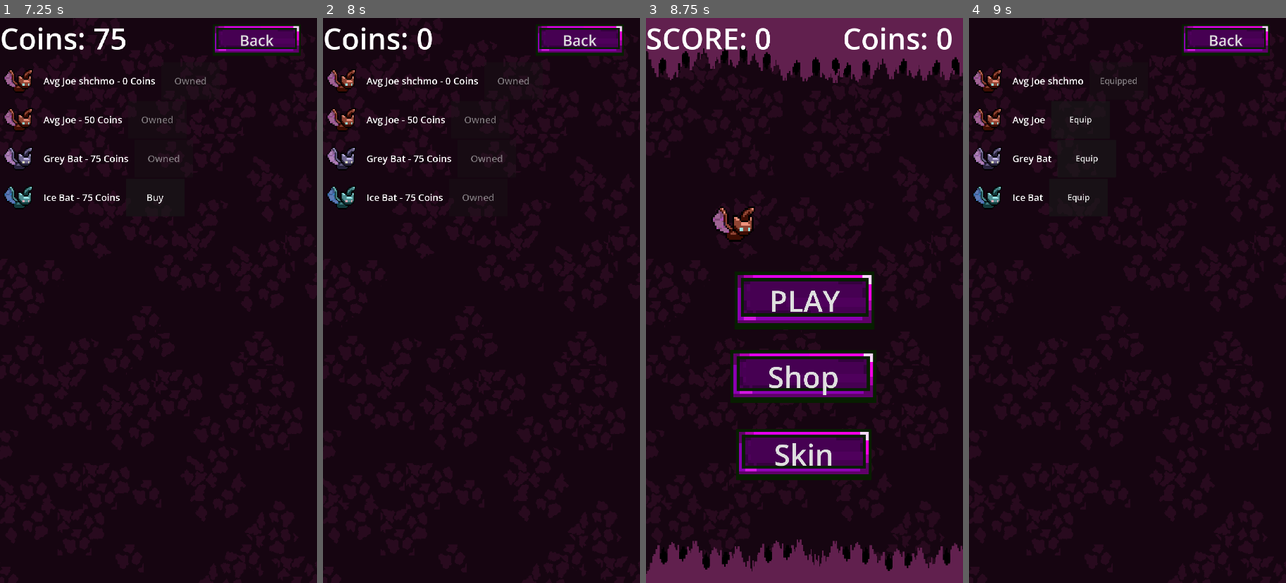
Above: before the commit, frames 1-4 (left to right).
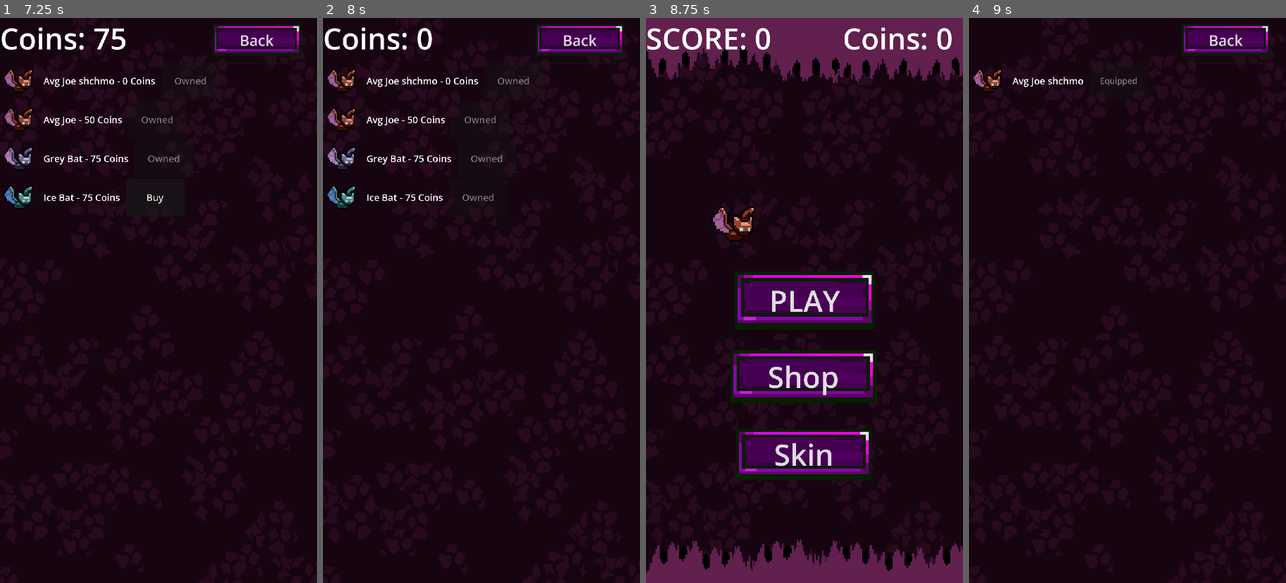
Above: after the commit, the same moments.

Repository: bsmit104/Batsy
Game: Godot game, scene res://scenes/main.tscn
Same seed, same stepped clock (60 frames per second), same inputs: the game is played once before the commit and once after it.
Inputs (mouse positions are in pixels of both pictures, inside the frame that each line leads up to):
- Up to frame 1 (7.25 s): click "PLAY" at 0.5 s; tap Enter at 1.25 s; move the mouse to (228, 272) at 1.27 s; tap R at 1.35, 2.1, 3.6, 4.35 s; click (228, 272) at 1.42 s; move the mouse to (95, 328) at 2.02 s; click (95, 328) at 2.17 s; click "PLAY" at 2.75 s; tap Space at 3.5 s; move the mouse to (190, 176) at 3.52 s; click (190, 176) at 3.67 s; move the mouse to (142, 413) at 4.27 s; click (142, 413) at 4.42 s; click "Shop" at 5 s; click "Buy" at 5.75 s; click "Buy" at 6.5 s
- Up to frame 2 (8 s): click "Buy" at 7.25 s
- Up to frame 3 (8.75 s): click "Back" at 8 s
- Up to frame 4 (9 s): click "Skin" at 8.75 s

Frames 1-3 are identical in both runs. In frame 4, 0.9% of the frame differs, in the area x 1-41%, y 16-34%.

Commit message:
coin tracking done

Diff:
--- a/batsy/global.gd
+++ b/batsy/global.gd
@@ -14,33 +14,60 @@
 	load_data()
 
 # Save the game data (in this case, the selected character)
+#func save_data():
+	#var file = FileAccess.open(SAVE_FILE_PATH, FileAccess.WRITE)  # Open file in write mode
+	#if file:
+		##var data = {"selected_character": selected_character}  # Data to save
+		#var data = {
+			#"selected_character": selected_character,
+			#"totalcoins": totalcoins  # Save the total coins
+		#}
+		#var json = JSON.new()  # Create an instance of JSON
+		#var json_string = json.stringify(data)  # Convert the dictionary to a JSON string
+		#file.store_string(json_string)  # Save the JSON string to the file
+		#file.close()  # Close the file
 func save_data():
-	var file = FileAccess.open(SAVE_FILE_PATH, FileAccess.WRITE)  # Open file in write mode
+	var file = FileAccess.open(SAVE_FILE_PATH, FileAccess.WRITE)
 	if file:
-		#var data = {"selected_character": selected_character}  # Data to save
 		var data = {
 			"selected_character": selected_character,
-			"totalcoins": totalcoins  # Save the total coins
+			"totalcoins": totalcoins,
+			"owned_characters": owned_characters  # Ensure this is saved too
 		}
-		var json = JSON.new()  # Create an instance of JSON
-		var json_string = json.stringify(data)  # Convert the dictionary to a JSON string
-		file.store_string(json_string)  # Save the JSON string to the file
-		file.close()  # Close the file
+		var json_string = JSON.stringify(data)
+		file.store_string(json_string)
+		file.close()
+
+
 
 # Load the game data (in this case, the selected character)
+#func load_data():
+	#if FileAccess.file_exists(SAVE_FILE_PATH):  # Check if the save file exists
+		#var file = FileAccess.open(SAVE_FILE_PATH, FileAccess.READ)  # Open file in read mode
+		#if file:
+			#var json_data = file.get_as_text()  # Read the file's contents as a text string
+			#file.close()  # Close the file
+			#var json = JSON.new()  # Create an instance of JSON
+			#var data = json.parse(json_data)  # Parse the JSON string into a dictionary
+			#if data is Dictionary:
+				#selected_character = data["selected_character"]  # Set the selected character
+				#totalcoins = data.get("totalcoins", 200)
+			#else:
+				#print("Failed to parse JSON data")
 func load_data():
-	if FileAccess.file_exists(SAVE_FILE_PATH):  # Check if the save file exists
-		var file = FileAccess.open(SAVE_FILE_PATH, FileAccess.READ)  # Open file in read mode
+	if FileAccess.file_exists(SAVE_FILE_PATH):
+		var file = FileAccess.open(SAVE_FILE_PATH, FileAccess.READ)
 		if file:
-			var json_data = file.get_as_text()  # Read the file's contents as a text string
-			file.close()  # Close the file
-			var json = JSON.new()  # Create an instance of JSON
-			var data = json.parse(json_data)  # Parse the JSON string into a dictionary
+			var json_data = file.get_as_text()
+			file.close()
+			var data = JSON.parse_string(json_data)
 			if data is Dictionary:
-				selected_character = data["selected_character"]  # Set the selected character
+				selected_character = data.get("selected_character", "default")
 				totalcoins = data.get("totalcoins", 200)
+				owned_characters = data.get("owned_characters", ["default"])  # Load owned characters
 			else:
 				print("Failed to parse JSON data")
+
 
 func reset_save():
 	# List of save files to delete
--- a/batsy/scenes/main.gd
+++ b/batsy/scenes/main.gd
@@ -44,6 +44,7 @@
 	scroll = 0
 	coins = 0  # Reset the coins for the new game
 	$ScoreLabel.text = "SCORE: " + str(score)
+	$CoinLabel.text = "Coins: " + str(coins)
 	$CoinEarnedLabel.text = " "
 	$Menu.hide()
 
--- a/batsy/shop.gd
+++ b/batsy/shop.gd
@@ -65,6 +65,19 @@
 	return hbox
 
 
+#func _on_buy_character(character):
+	#if character["id"] in owned_characters:
+		#return
+#
+	#if Global.totalcoins >= character["price"]:
+		#Global.totalcoins -= character["price"]
+		#owned_characters.append(character["id"])
+		#update_shop()
+		#update_coins_label()
+		#update_shop_coins()  # Update the coin count after purchase
+		##FIX ME SAVE FUNCTIONS INTERFERING WITH EACH OTHER PREVENTS COINS COLLECTED FROM BEING ADDED AFTER PURCHASE
+		#save_data()  # Save data to ensure coins are saved
+		#Global.save_data()
 func _on_buy_character(character):
 	if character["id"] in owned_characters:
 		return
@@ -74,37 +87,44 @@
 		owned_characters.append(character["id"])
 		update_shop()
 		update_coins_label()
-		update_shop_coins()  # Update the coin count after purchase
-		#FIX ME SAVE FUNCTIONS INTERFERING WITH EACH OTHER PREVENTS COINS COLLECTED FROM BEING ADDED AFTER PURCHASE
-		save_data()  # Save data to ensure coins are saved
-		Global.save_data()
+		update_shop_coins()
+		save_data()  # ✅ Now calls Global.save_data()
+
 
 func update_coins_label():
 	$CoinsLabel.text = "Coins: " + str(Global.totalcoins)
 
 
+#func save_data():
+	#var file = FileAccess.open("user://shop_save.json", FileAccess.WRITE)
+	##var data = {"coins": coins, "owned_characters": owned_characters}
+	#var data = {"coins": Global.totalcoins, "owned_characters": owned_characters}
+	#file.store_string(JSON.stringify(data))
+#
+	## Save owned characters to Global
+	#Global.owned_characters = owned_characters
+
 func save_data():
-	var file = FileAccess.open("user://shop_save.json", FileAccess.WRITE)
-	#var data = {"coins": coins, "owned_characters": owned_characters}
-	var data = {"coins": Global.totalcoins, "owned_characters": owned_characters}
-	file.store_string(JSON.stringify(data))
-
-	# Save owned characters to Global
 	Global.owned_characters = owned_characters
-
+	Global.save_data()  # Only call Global.save_data() to keep things consistent
+
+
+#func load_data():
+	#if FileAccess.file_exists("user://shop_save.json"):
+		#var file = FileAccess.open("user://shop_save.json", FileAccess.READ)
+		#var data = JSON.parse_string(file.get_as_text())
+		#
+		## Check if the parsed data is valid
+		#if data is Dictionary:
+			##coins = data.get("coins", 200)  # Default to 200 if missing
+			#Global.totalcoins = data.get("coins", 200)  # Default to 200 if missing
+			#owned_characters = data.get("owned_characters", ["default"])  # Default to just "default"
+		#else:
+			#print("Warning: Failed to load shop data, resetting to default.")
+			#reset_shop_data()  # Call function to reset
 func load_data():
-	if FileAccess.file_exists("user://shop_save.json"):
-		var file = FileAccess.open("user://shop_save.json", FileAccess.READ)
-		var data = JSON.parse_string(file.get_as_text())
-
-		# Check if the parsed data is valid
-		if data is Dictionary:
-			#coins = data.get("coins", 200)  # Default to 200 if missing
-			Global.totalcoins = data.get("coins", 200)  # Default to 200 if missing
-			owned_characters = data.get("owned_characters", ["default"])  # Default to just "default"
-		else:
-			print("Warning: Failed to load shop data, resetting to default.")
-			reset_shop_data()  # Call function to reset
+	Global.load_data()  # ✅ Load global data
+	owned_characters = Global.owned_characters  # ✅ Sync owned characters
 
 # Function to reset shop data when file is missing/corrupted
 func reset_shop_data():
